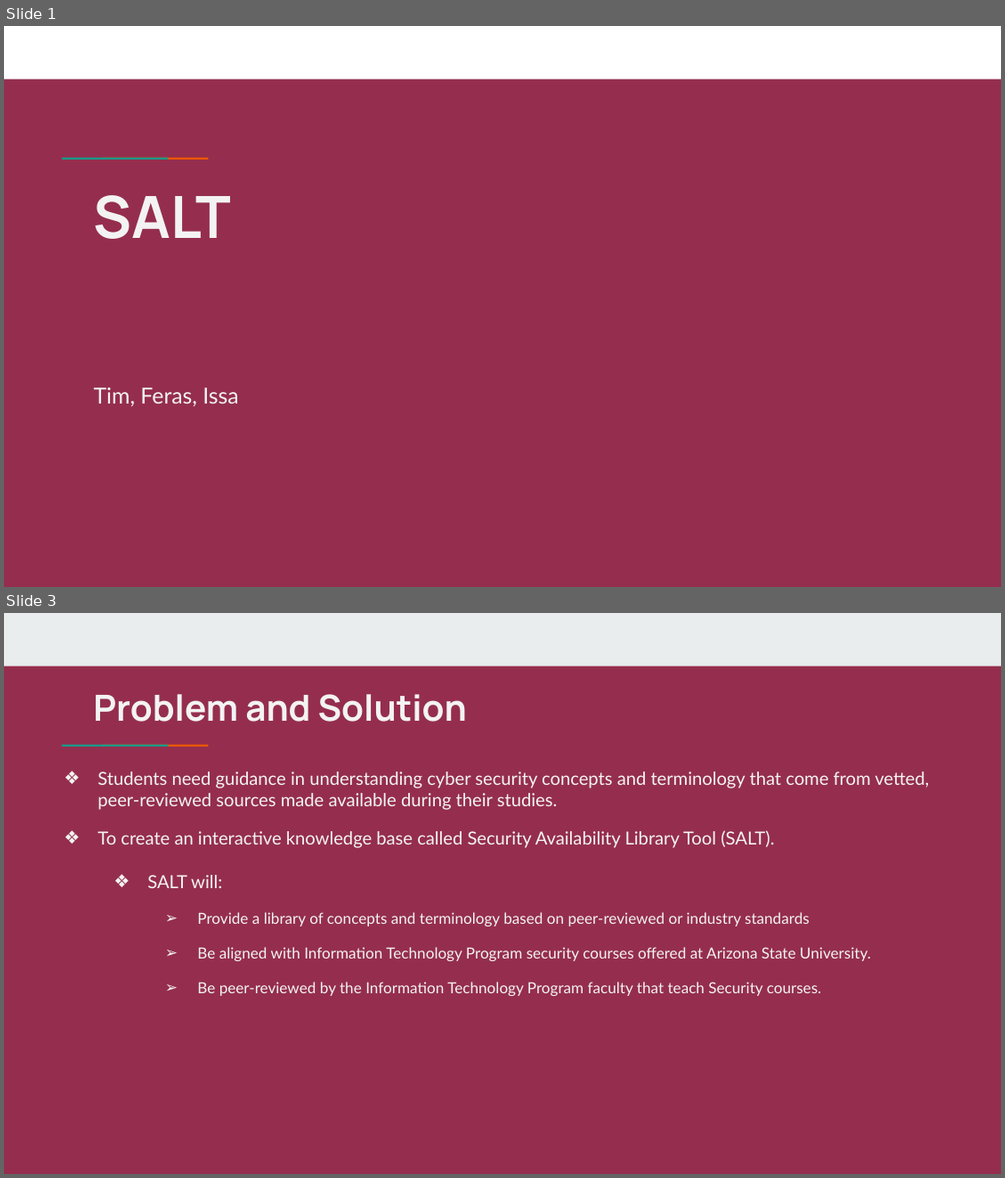
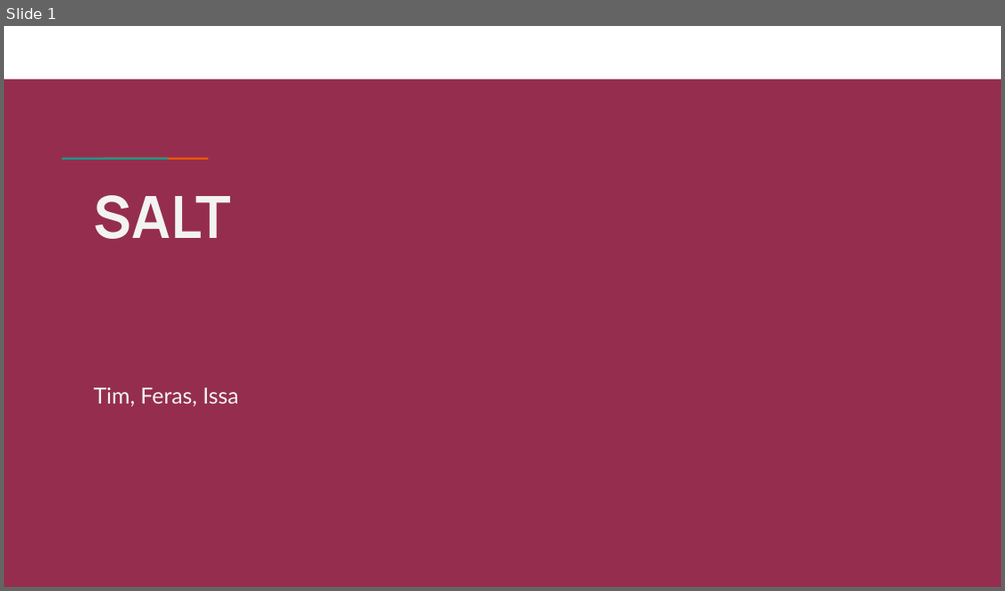
Before and after one commit to ttufford/publicphp3, a slide deck: User_Instructions.pptx. Shown one above the other, each under a label of ours: slides 1 and 3 before the commit, slide 1 after it; the slides between them are not shown. The pictures are 1005x1178 and 1005x591 pixels, drawn with LibreOffice and Linux fonts; fonts in the diff are those of the drawing. Boxes give left, top, right and bottom in pixels: in the first picture for what was removed or moved away, otherwise in the second. Text is boxed around its words. In the diff, an @@ line names an element or a change of style, - is before the commit and + after.

```diff
--- a/User_Instructions.pptx
+++ b/User_Instructions.pptx
@@ slide 3 removed at <box>4,613,1001,1174</box>, background #8C1D40 at 92% opacity; not listed: 2 template elements that a slide beside it also shows @@
@@ rectangle removed at <box>4,613,1001,666</box> @@
@@ title removed at <box>93,694,467,722</box> @@
-Problem and Solution
@@ text removed at <box>97,771,929,996</box> @@
-❖ Students need guidance in understanding cyber security concepts and terminology that come from vetted, peer-reviewed sources made available during their studies.
-❖ To create an interactive knowledge base called Security Availability Library Tool (SALT).
-❖ SALT will:
-  ➢ Provide a library of concepts and terminology based on peer-reviewed or industry standards
-  ➢ Be aligned with Information Technology Program security courses offered at Arizona State University.
-  ➢ Be peer-reviewed by the Information Technology Program faculty that teach Security courses.
```
Also in this commit, not shown: 1 slide added, 19 other slides removed, 11 other files.
